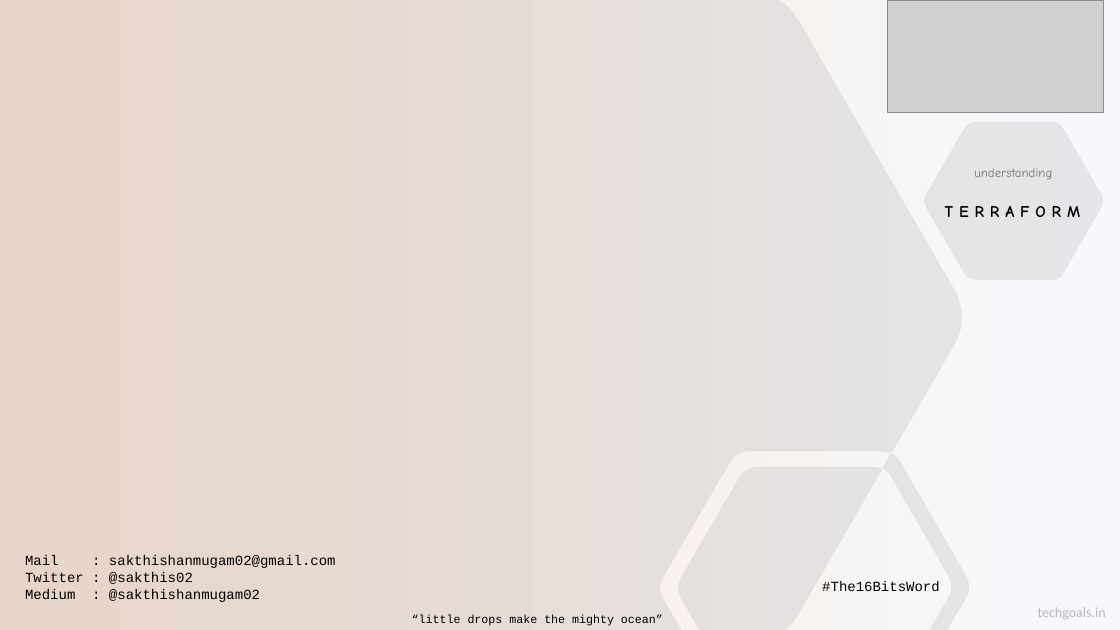
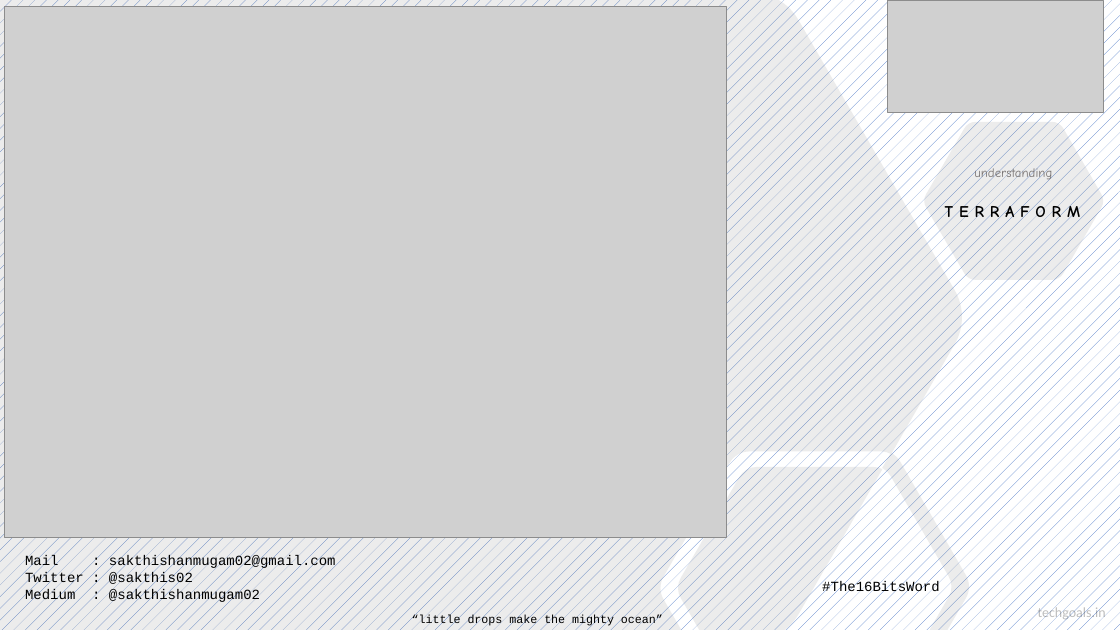
Before and after one commit to sakthishanmugam02/The16BitsWord, a slide deck: slide 1 of The16BitsWord-Terraform.pptx. Drawn at 1120x630 pixels with LibreOffice and Linux fonts; fonts in the diff are those of the drawing; grey boxes stand for pictures. Boxes give left, top, right and bottom in pixels: in the first picture for what was removed or moved away, otherwise in the second. Text is boxed around its words. In the diff, an @@ line names an element or a change of style, - is before the commit and + after.

Commit message:
Slide-1

```diff
--- a/The16BitsWord-Terraform.pptx
+++ b/The16BitsWord-Terraform.pptx
@@ background gradient #F6F8FC to #FBE5D6 to pattern #4472C4 on #FFFFFF @@
@@ picture added at (5,6,727,538) @@
```
